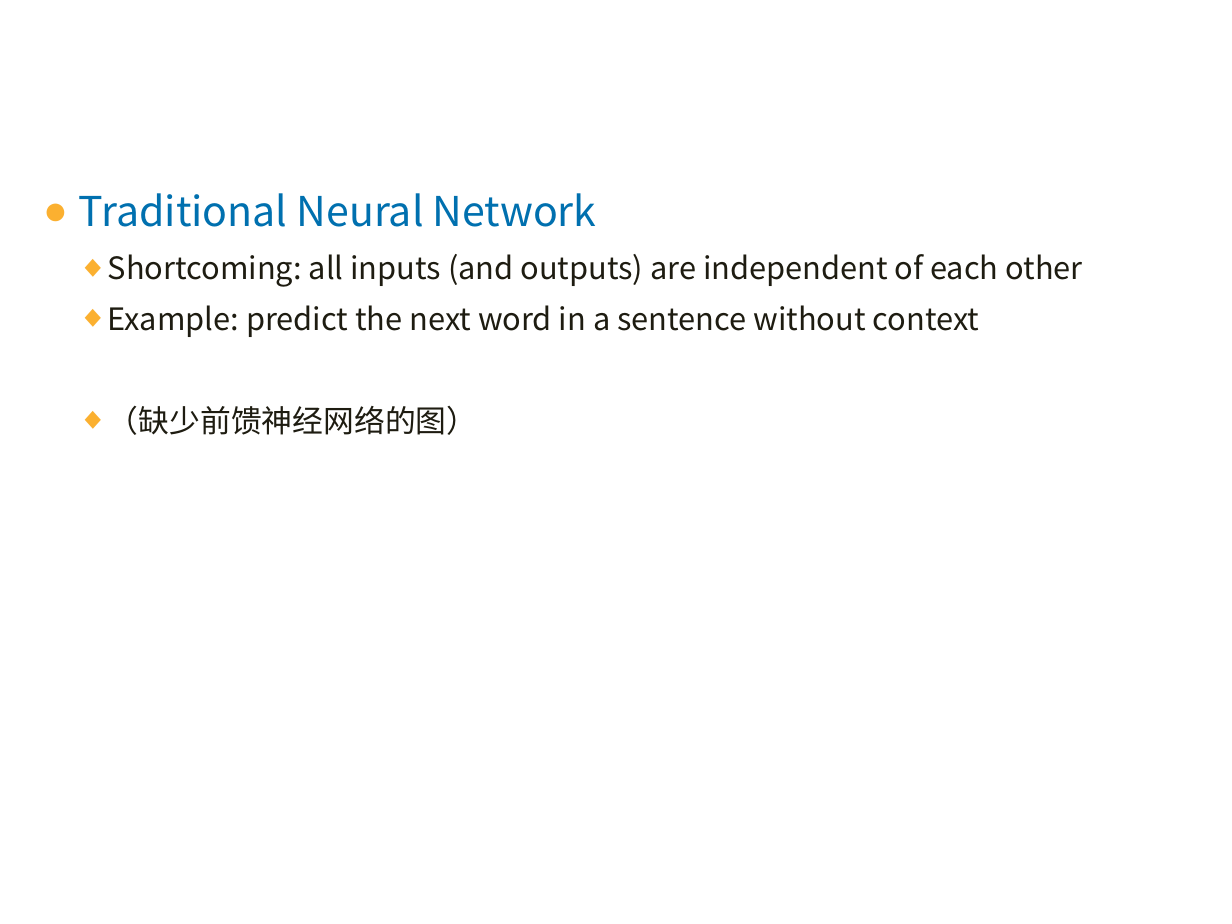
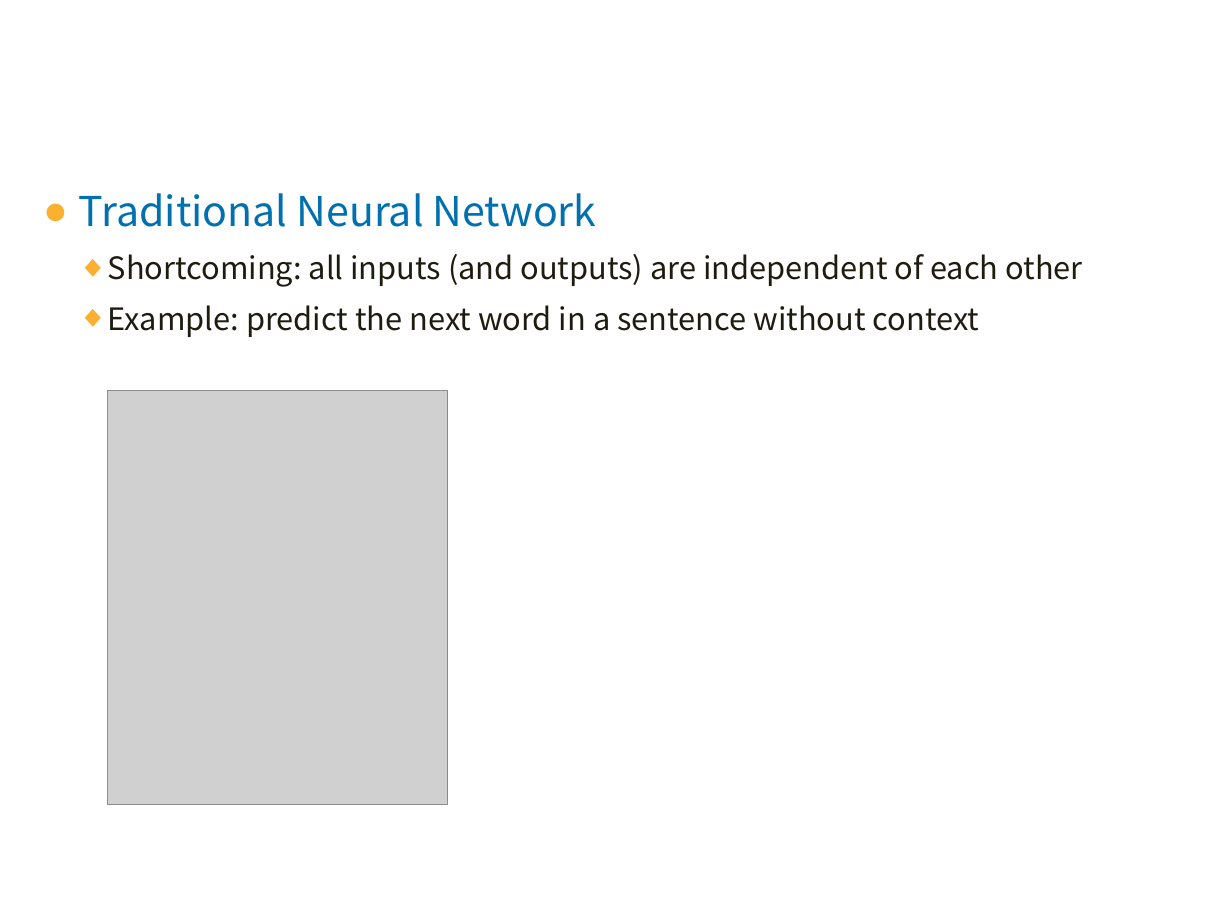
Before and after one commit to jxwb088047/RNN_BPTT_report, a slide deck: slide 3 of 林广和研一下学术ppt-2016-06-06.pptx (slide 2 before the commit). Drawn at 1232x924 pixels with LibreOffice and Linux fonts; fonts in the diff are those of the drawing; grey boxes stand for pictures; background and template pictures are left out. Boxes give left, top, right and bottom in pixels: in the first picture for what was removed or moved away, otherwise in the second. Text is boxed around its words. In the diff, an @@ line names an element or a change of style, - is before the commit and + after.

```diff
--- a/林广和研一下学术ppt-2016-06-06.pptx
+++ b/林广和研一下学术ppt-2016-06-06.pptx
@@ picture added at (x1=107, y1=391, x2=447, y2=804) @@
@@ text at (x1=108, y1=406, x2=478, y2=435): paragraph removed @@
-  ◆ （缺少前馈神经网络的图）
```
Also in this commit, not shown: 6 other slides changed, 15 slides added, 1 slide removed.
